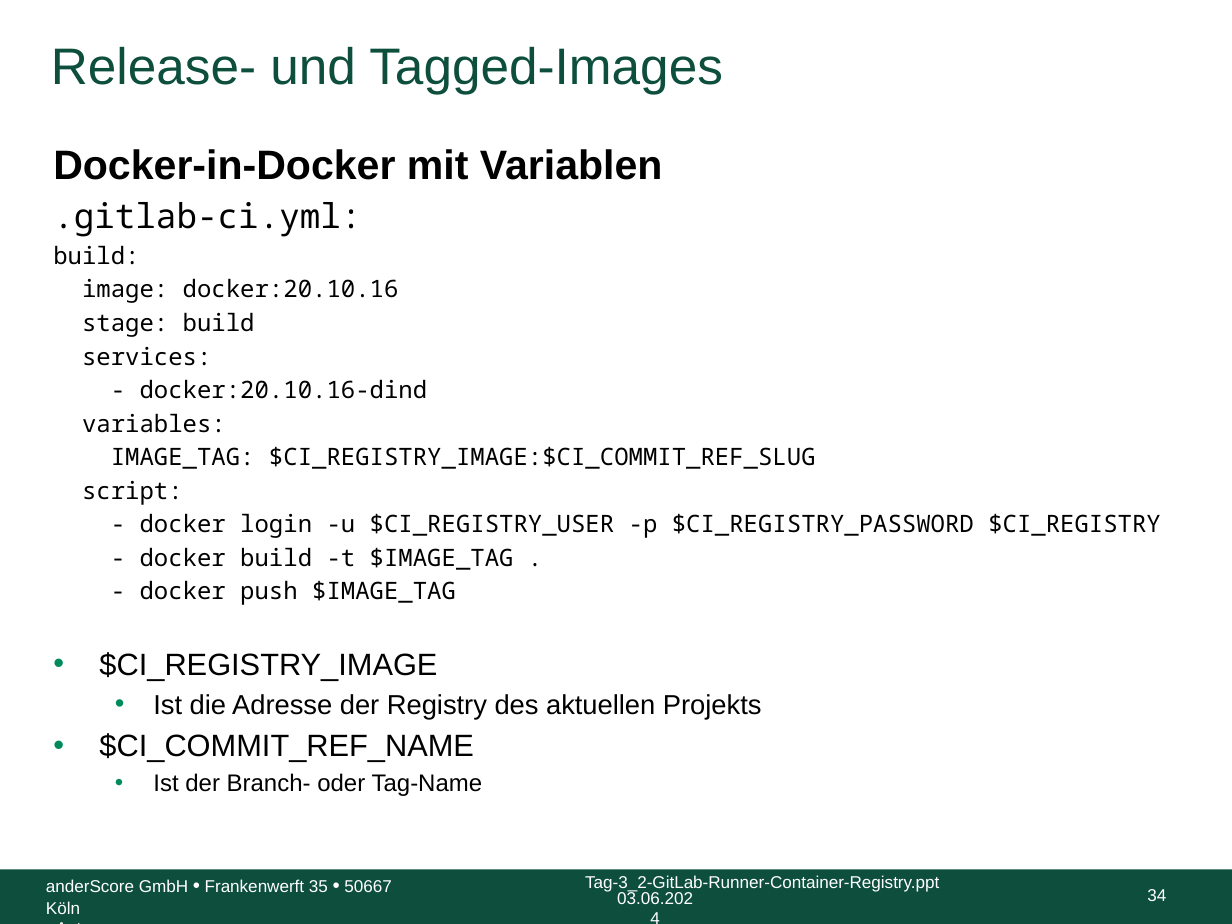
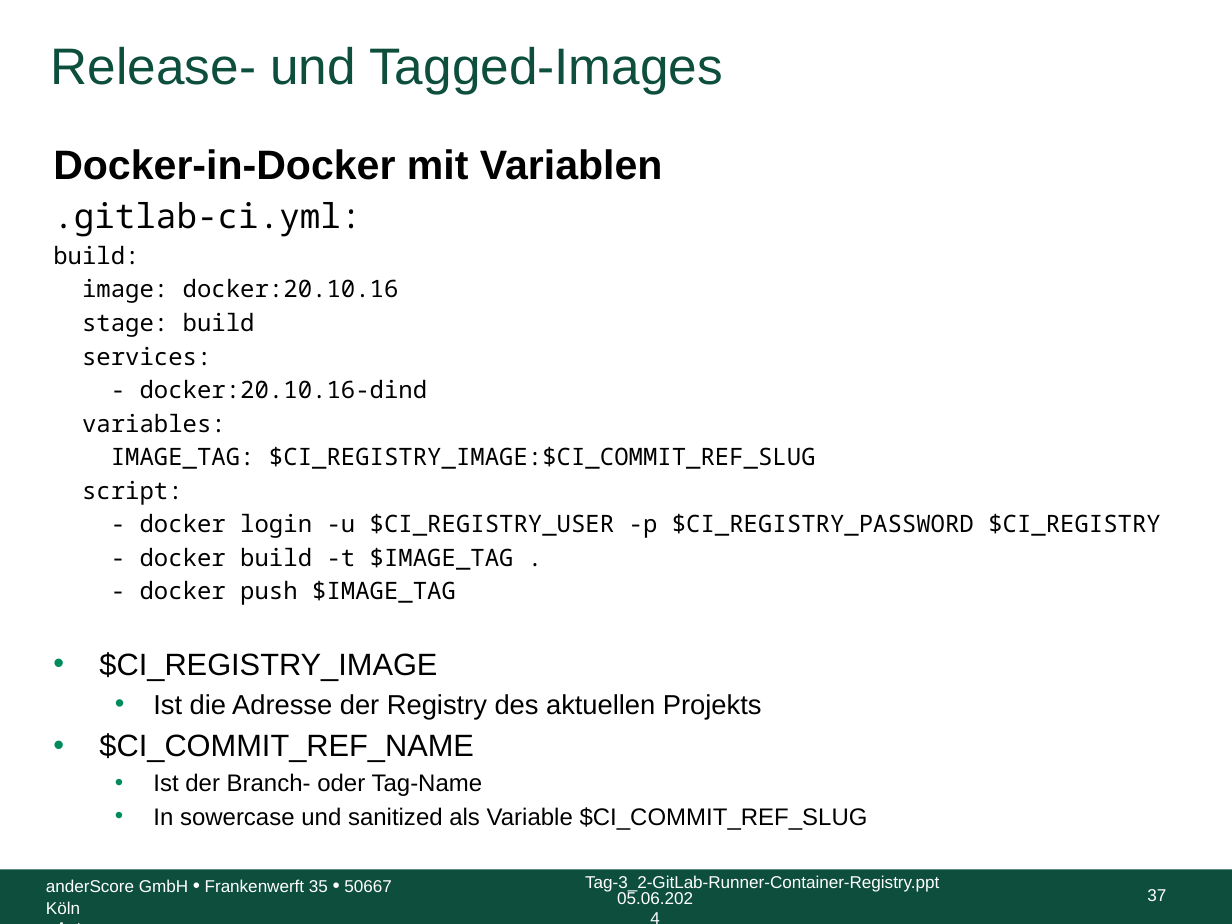
Before and after one commit to anderscore-gmbh/gitlab, a slide deck: slide 37 of slides/Tag-3_3-Release-und-Tagged-Images.pptx (slide 34 before the commit). Drawn at 1232x924 pixels with LibreOffice and Linux fonts; fonts in the diff are those of the drawing; background and template pictures are left out. Boxes give left, top, right and bottom in pixels: in the first picture for what was removed or moved away, otherwise in the second. Text is boxed around its words. In the diff, an @@ line names an element or a change of style, - is before the commit and + after.

```diff
--- a/slides/Tag-3_3-Release-und-Tagged-Images.pptx
+++ b/slides/Tag-3_3-Release-und-Tagged-Images.pptx
@@ text at box(153, 807, 868, 830): paragraph added @@
+  • In sowercase und sanitized als Variable $CI_COMMIT_REF_SLUG
@@ text at box(617, 890, 693, 904): text changed @@
-03.06.2024
+05.06.2024
@@ page number at box(1147, 889, 1166, 901): text changed @@
-34
+37
```
Also in this commit, not shown: 37 other slides changed, 3 slides added, 1 other file.
